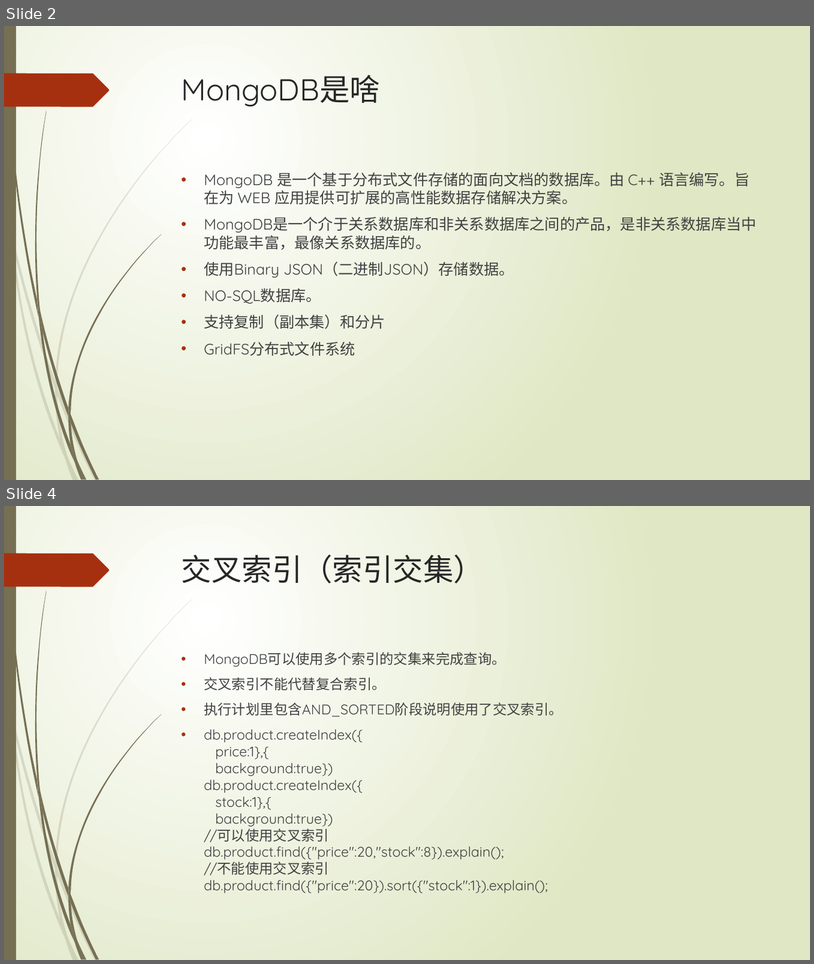
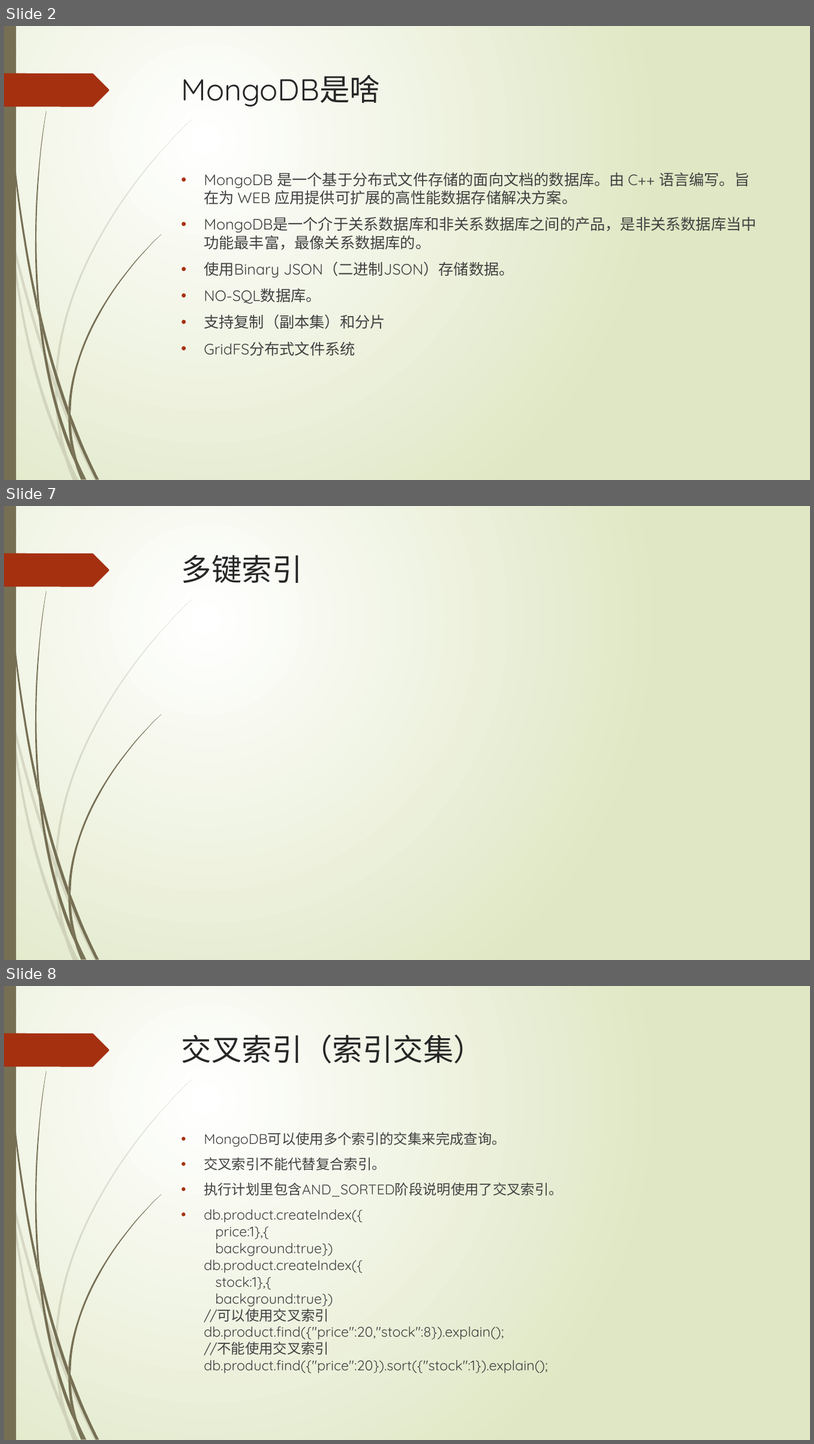
Before and after one commit to xljnc/husky-starter, a slide deck: doc/MongoDB索引.pptx. Shown one above the other, each under a label of ours: slides 2 and 4 before the commit, slides 2, 7 and 8 after it; the slides between them are not shown. The pictures are 814x964 and 814x1444 pixels, drawn with LibreOffice and Linux fonts; fonts in the diff are those of the drawing. Boxes give left, top, right and bottom in pixels: in the first picture for what was removed or moved away, otherwise in the second. Text is boxed around its words. In the diff, an @@ line names an element or a change of style, - is before the commit and + after.

```diff
--- a/doc/MongoDB索引.pptx
+++ b/doc/MongoDB索引.pptx
@@ slide 7 added at [4,506,810,960], background gradient #FFFFFF to #DFE8C4; not listed: 24 template elements that a slide beside it also shows @@
@@ title added at [182,555,303,583], 36 pt, text #262626 @@
+多键索引
@@ what was slide 4 is now slide 8 @@
```
Also in this commit, not shown: 2 slides changed, 3 other slides added, 1 other file.
